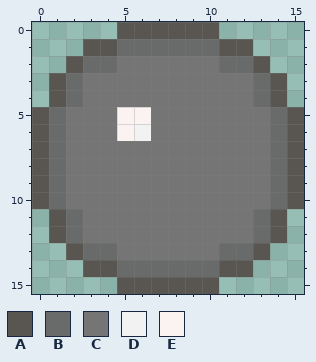
A pixel-art file gets an edit: assets/Artifact.aseprite. Above: the version before the commit.
16x16 pixels, 1 frame. Colours within 5 levels of each other are drawn and written as one.
Palette (. is transparent): A #595652  B #696a6a  C #757575  D #f2f2f2  E #fbf2f2
Pixels before, first column x 0:
 0 .....AAAAAA.....
 1 ...AABBBBBBAA...
 2 ..ABBCCCCCCBBA..
 3 .ABCCCCCCCCCCBA.
 4 .ABCCCCCCCCCCBA.
 5 ABCCCEECCCCCCCBA
 6 ABCCCEDCCCCCCCBA
 7 ABCCCCCCCCCCCCBA
 8 ABCCCCCCCCCCCCBA
 9 ABCCCCCCCCCCCCBA
10 ABCCCCCCCCCCCCBA
11 .ABCCCCCCCCCCBA.
12 .ABCCCCCCCCCCBA.
13 ..ABBCCCCCCBBA..
14 ...AABBBBBBAA...
15 .....AAAAAA.....
Once edited:
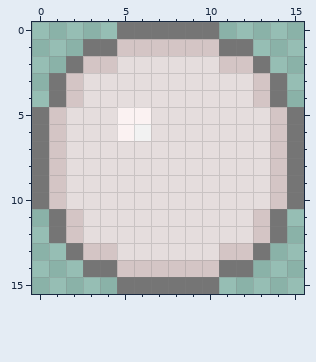
Diff:
Colour A changes from #595652 to #757575.
Colour B changes from #696a6a to #d4c5c5.
Colour C changes from #757575 to #e5dddd.
Where, in picture pixels (left, top, right, bottom), the same in both pictures:
changed: (32, 22, 304, 294)
